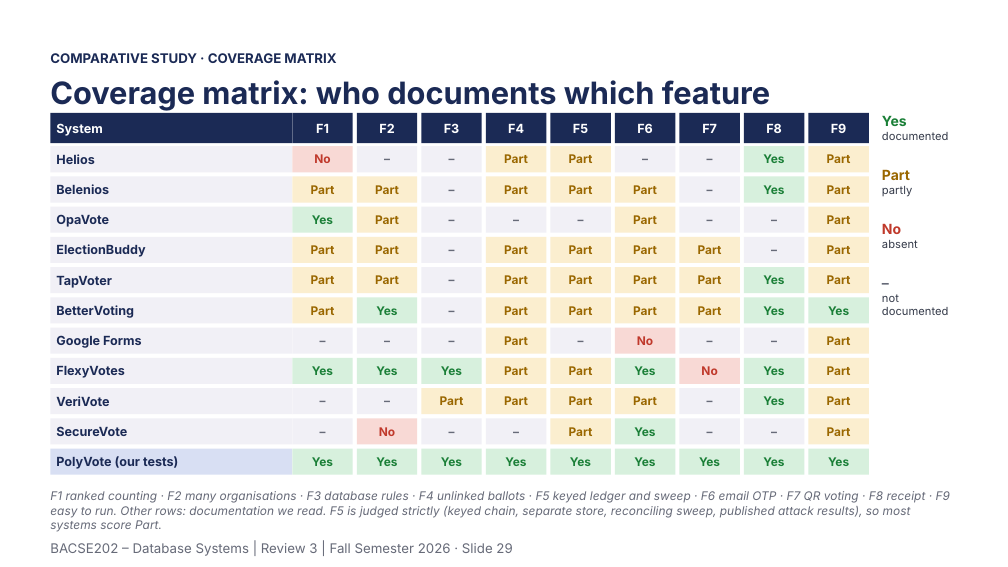
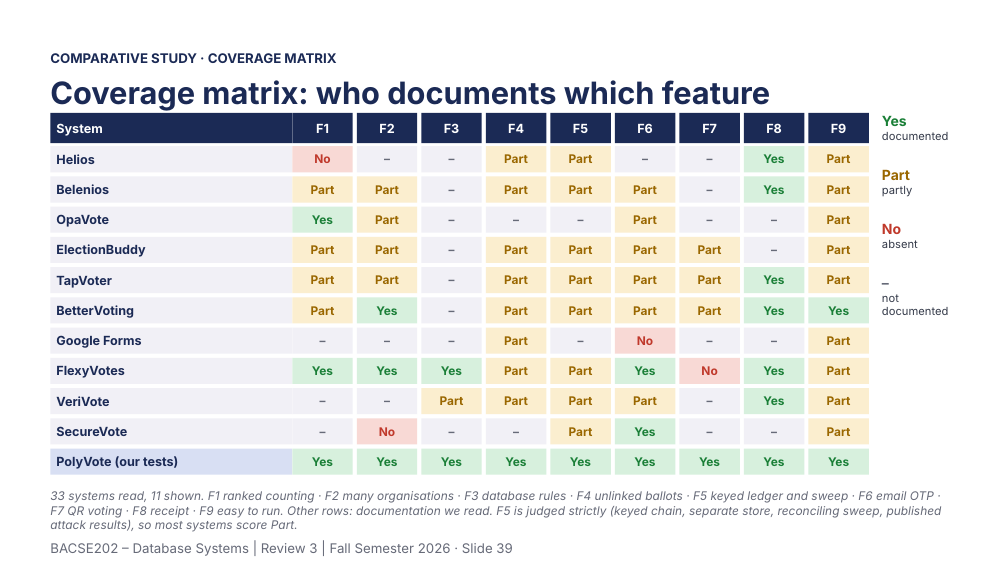
Before and after one commit to Tharakeshtj/polyvote-election-platform, a slide deck: slide 39 of docs/PolyVote_Review3_Final.pptx (slide 29 before the commit). Drawn at 1008x567 pixels with LibreOffice and Linux fonts; fonts in the diff are those of the drawing; background and template pictures are left out. Boxes give left, top, right and bottom in pixels: in the first picture for what was removed or moved away, otherwise in the second. Text is boxed around its words. In the diff, an @@ line names an element or a change of style, - is before the commit and + after.

```diff
--- a/docs/PolyVote_Review3_Final.pptx
+++ b/docs/PolyVote_Review3_Final.pptx
@@ text at (50,491,942,532): text changed @@
-F1 ranked counting · F2 many organisations · F3 database rules · F4 unlinked ballots · F5 keyed ledger and sweep · F6 email OTP · F7 QR voting · F8 receipt · F9 easy to run. Other rows: documentation we read. F5 is judged strictly (keyed chain, separate store, reconciling sweep, published attack results), so most systems score Part.
+33 systems read, 11 shown. F1 ranked counting · F2 many organisations · F3 database rules · F4 unlinked ballots · F5 keyed ledger and sweep · F6 email OTP · F7 QR voting · F8 receipt · F9 easy to run. Other rows: documentation we read. F5 is judged strictly (keyed chain, separate store, reconciling sweep, published attack results), so most systems score Part.
@@ text at (50,543,512,556): text changed @@
-BACSE202 – Database Systems | Review 3 | Fall Semester 2026 · Slide 29
+BACSE202 – Database Systems | Review 3 | Fall Semester 2026 · Slide 39
```
Also in this commit, not shown: 35 other slides changed, 17 slides added, 10 slides removed, 2 other files.
